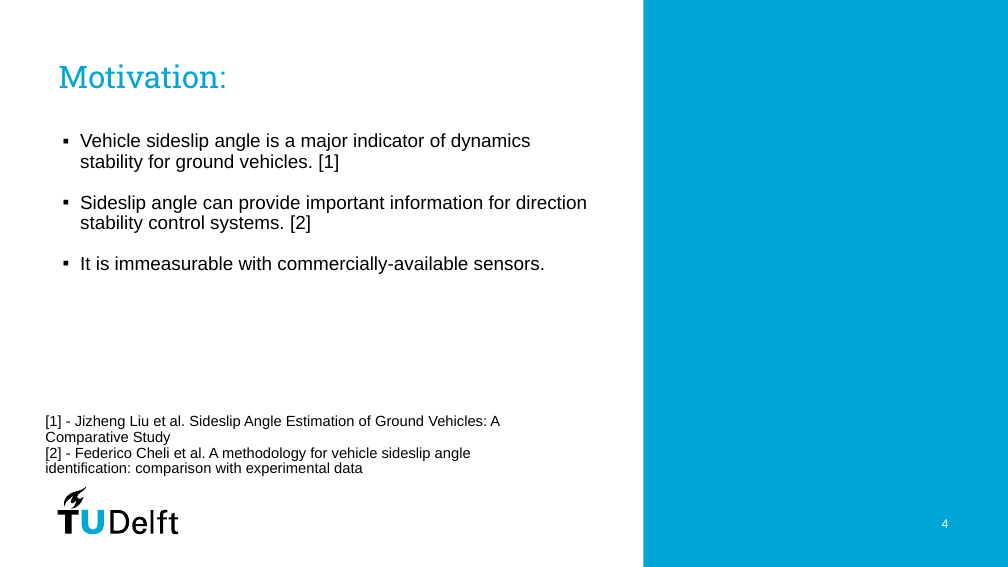
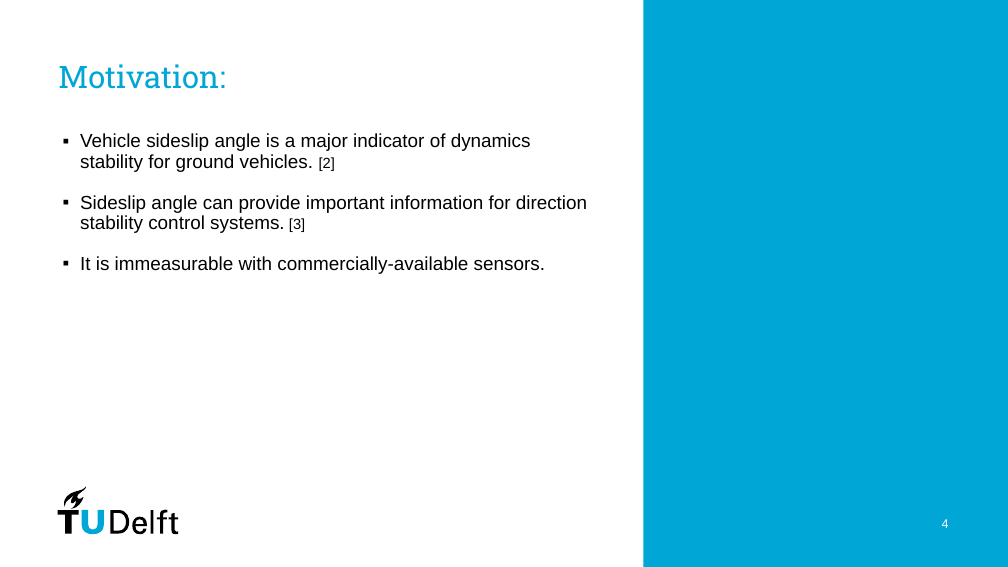
Before and after one commit to PavanPrasad-HG/Vehicle-Dynamics-Control, a slide deck: slide 4 of Group Presentation.pptx. Drawn at 1008x567 pixels with LibreOffice and Linux fonts; fonts in the diff are those of the drawing. Boxes give left, top, right and bottom in pixels: in the first picture for what was removed or moved away, otherwise in the second. Text is boxed around its words. In the diff, an @@ line names an element or a change of style, - is before the commit and + after.

Commit message:
Updated presentation

```diff
--- a/Group Presentation.pptx
+++ b/Group Presentation.pptx
@@ text at (x1=80, y1=133, x2=587, y2=233): text changed @@
-▪ Vehicle sideslip angle is a major indicator of dynamics stability for ground vehicles. [1]
-▪ Sideslip angle can provide important information for direction stability control systems. [2]
+▪ Vehicle sideslip angle is a major indicator of dynamics stability for ground vehicles. [2]
+▪ Sideslip angle can provide important information for direction stability control systems. [3]
@@ text removed at (x1=45, y1=415, x2=500, y2=476) @@
-[1] - Jizheng Liu et al. Sideslip Angle Estimation of Ground Vehicles: A Comparative Study
-[2] - Federico Cheli et al. A methodology for vehicle sideslip angle identification: comparison with experimental data
```
Also in this commit, not shown: 10 other slides changed, 2 slides added, 2 slides removed, 1 other file.
